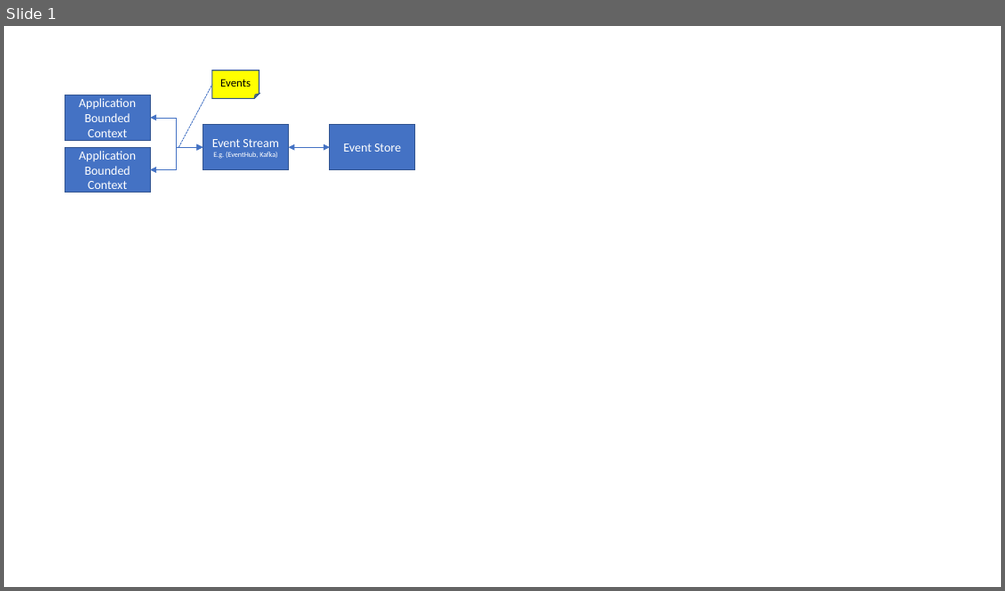
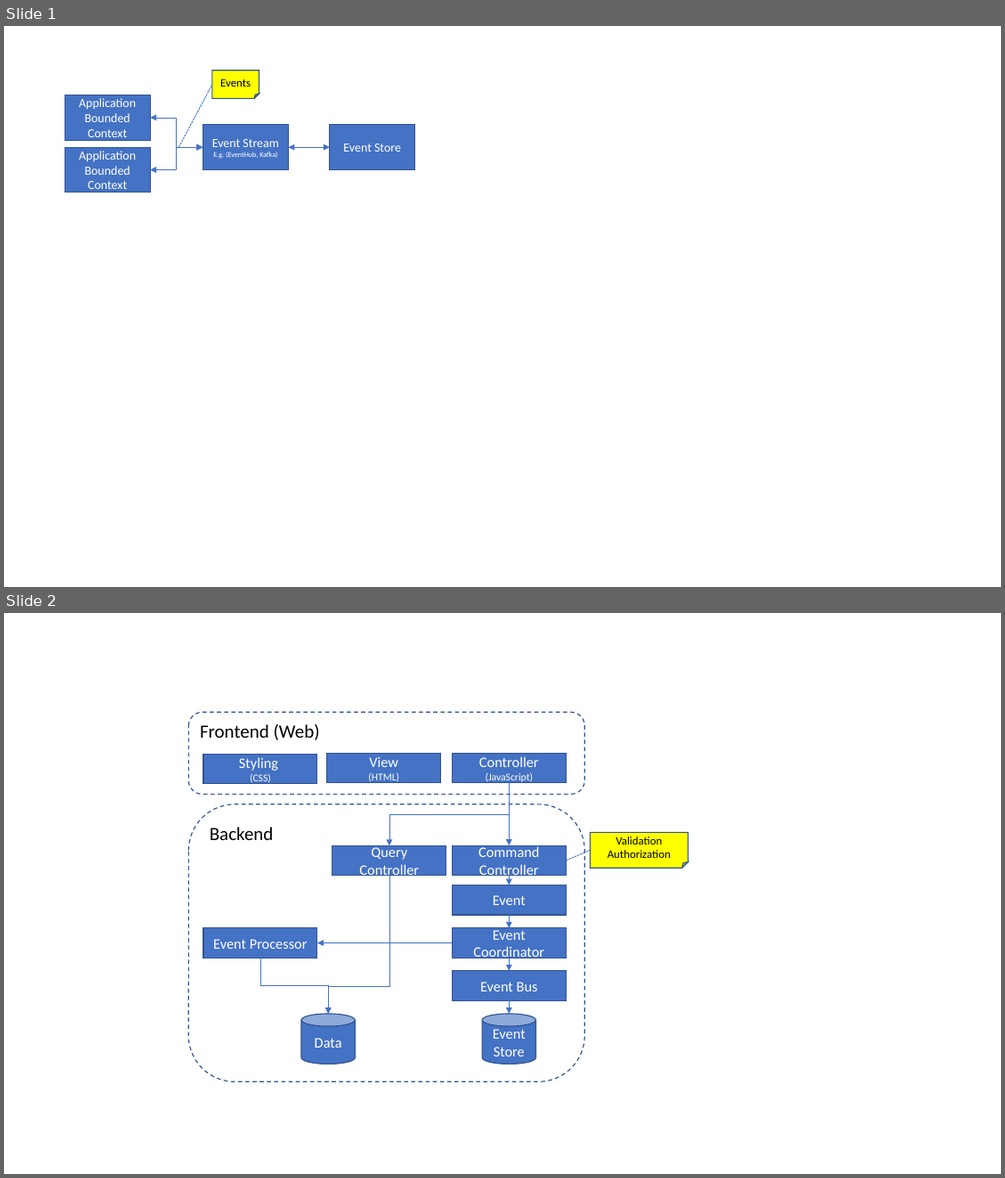
Before and after one commit to IFRCGo/cbs, a slide deck: Documentation/Architecture/Diagrams.pptx. Shown one above the other, each under a label of ours: slide 1 before the commit, slides 1 and 2 after it. The pictures are 1005x591 and 1005x1178 pixels, drawn with LibreOffice and Linux fonts; fonts in the diff are those of the drawing. Boxes give left, top, right and bottom in pixels: in the first picture for what was removed or moved away, otherwise in the second. Text is boxed around its words. In the diff, an @@ line names an element or a change of style, - is before the commit and + after.

```diff
--- a/Documentation/Architecture/Diagrams.pptx
+++ b/Documentation/Architecture/Diagrams.pptx
@@ slide 2 added at box(4, 613, 1001, 1174), background #FFFFFF @@
@@ rounded rectangle added at box(189, 713, 585, 795), outline #325491 1 pt dashed, 18 pt, text #000000 @@
+Frontend (Web)
@@ rectangle added at box(203, 754, 317, 784), fill #4472C4, outline #325491 1 pt, 14 pt, text #FFFFFF @@
+Styling
+(CSS)
@@ rectangle added at box(327, 753, 441, 783), fill #4472C4, outline #325491 1 pt, 10 pt, text #FFFFFF @@
+View
+(HTML)
@@ rectangle added at box(452, 753, 566, 783), fill #4472C4, outline #325491 1 pt, 10 pt, text #FFFFFF @@
+Controller
+(JavaScript)
@@ elbow arrow added from (509, 783) to (389, 845), #4472C4 0.5 pt @@
@@ elbow arrow added from (509, 783) to (509, 845), #4472C4 0.5 pt @@
@@ rounded rectangle added at box(189, 804, 585, 1082), outline #325491 1 pt dashed, 18 pt, text #000000 @@
+Backend
@@ rectangle added at box(332, 845, 446, 876), fill #4472C4, outline #325491 1 pt, 14 pt, text #FFFFFF @@
+Query
+Controller
@@ rectangle added at box(452, 845, 566, 876), fill #4472C4, outline #325491 1 pt, 14 pt, text #FFFFFF @@
+Command
+Controller
@@ line added from (566, 860) to (591, 850), #4472C4 0.75 pt dashed @@
@@ folded corner added at box(591, 832, 688, 868), fill #FFFF00, outline #325491 1 pt, 11 pt, text #000000 @@
+Validation
+Authorization
@@ elbow arrow added from (389, 876) to (329, 1013), #4472C4 0.5 pt @@
@@ arrow added from (509, 876) to (509, 885), #4472C4 0.5 pt @@
@@ rectangle added at box(452, 885, 566, 915), fill #4472C4, outline #325491 1 pt, 14 pt, text #FFFFFF @@
+Event
@@ rectangle added at box(203, 928, 317, 957), fill #4472C4, outline #325491 1 pt, 14 pt, text #FFFFFF @@
+Event Processor
@@ rectangle added at box(452, 928, 566, 957), fill #4472C4, outline #325491 1 pt, 14 pt, text #FFFFFF @@
+Event Coordinator
@@ arrow added from (509, 915) to (509, 928), #4472C4 0.5 pt @@
@@ elbow arrow added from (260, 957) to (329, 1013), #4472C4 0.5 pt @@
@@ elbow arrow added from (452, 943) to (317, 943), #4472C4 0.5 pt @@
@@ arrow added from (509, 957) to (509, 971), #4472C4 0.5 pt @@
@@ rectangle added at box(452, 971, 566, 1000), fill #4472C4, outline #325491 1 pt, 14 pt, text #FFFFFF @@
+Event Bus
@@ arrow added from (509, 1000) to (509, 1013), #4472C4 0.5 pt @@
@@ cylinder added at box(301, 1013, 356, 1064), fill #4472C4, outline #325491 1 pt, 14 pt, text #FFFFFF @@
+Data
@@ cylinder added at box(482, 1013, 535, 1064), fill #4472C4, outline #325491 1 pt, 14 pt, text #FFFFFF @@
+Event Store
```
Also in this commit, not shown: 2 other files.
